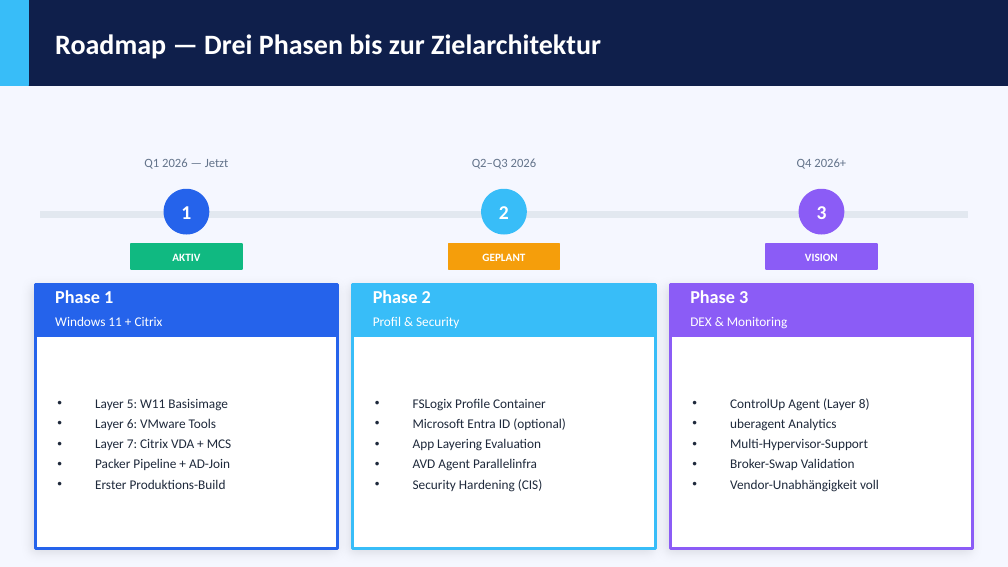
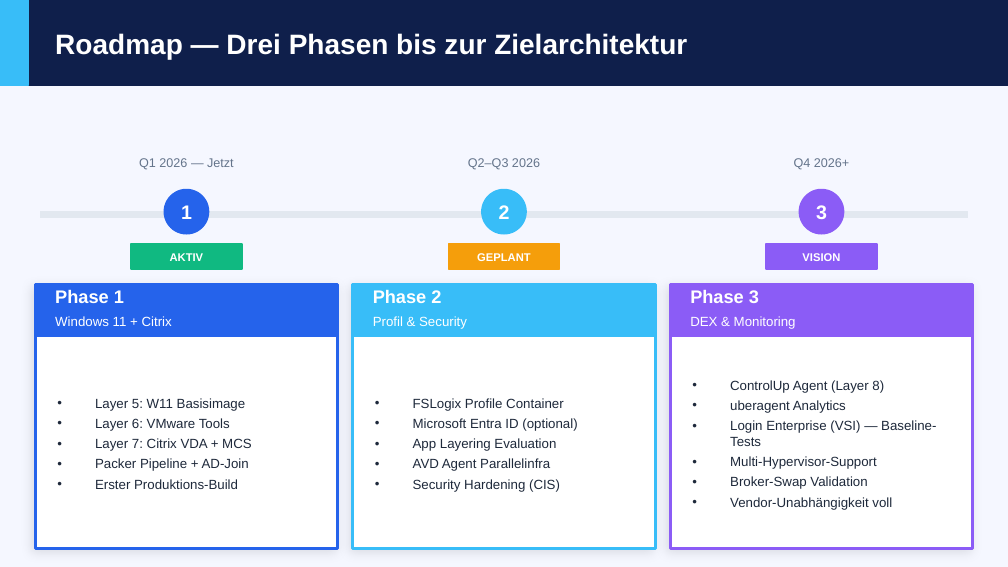
Before and after one commit to cyberms/VID, a slide deck: slide 8 of VID-Management-Praesentation-Phase1.pptx. Drawn at 1008x567 pixels with LibreOffice and Linux fonts; fonts in the diff are those of the drawing. Boxes give left, top, right and bottom in pixels: in the first picture for what was removed or moved away, otherwise in the second. Text is boxed around its words. In the diff, an @@ line names an element or a change of style, - is before the commit and + after.

```diff
--- a/VID-Management-Praesentation-Phase1.pptx
+++ b/VID-Management-Praesentation-Phase1.pptx
@@ font Calibri to Arial in 16 elements at (55,33,687,59), (181,205,192,219), (139,158,234,170), (170,253,204,261), (55,289,124,303), (55,316,172,326), (95,398,251,489), (468,158,540,170), (477,253,531,261), (373,290,441,303), (373,316,467,329), (413,398,577,492), (794,158,849,170), (802,253,840,261), (690,290,759,303), (690,316,796,329) @@
@@ text at (730,380,892,510): font Calibri to Arial in "ControlUp Agent (Layer 8)", "uberagent Analytics", "Multi-Hypervisor-Support", "Broker-Swap Validation" and 1 more places @@
@@ text at (730,420,936,446): paragraph added @@
+• Login Enterprise (VSI) — Baseline-Tests
```
Also in this commit, not shown: 8 other slides changed, 2 other files.
